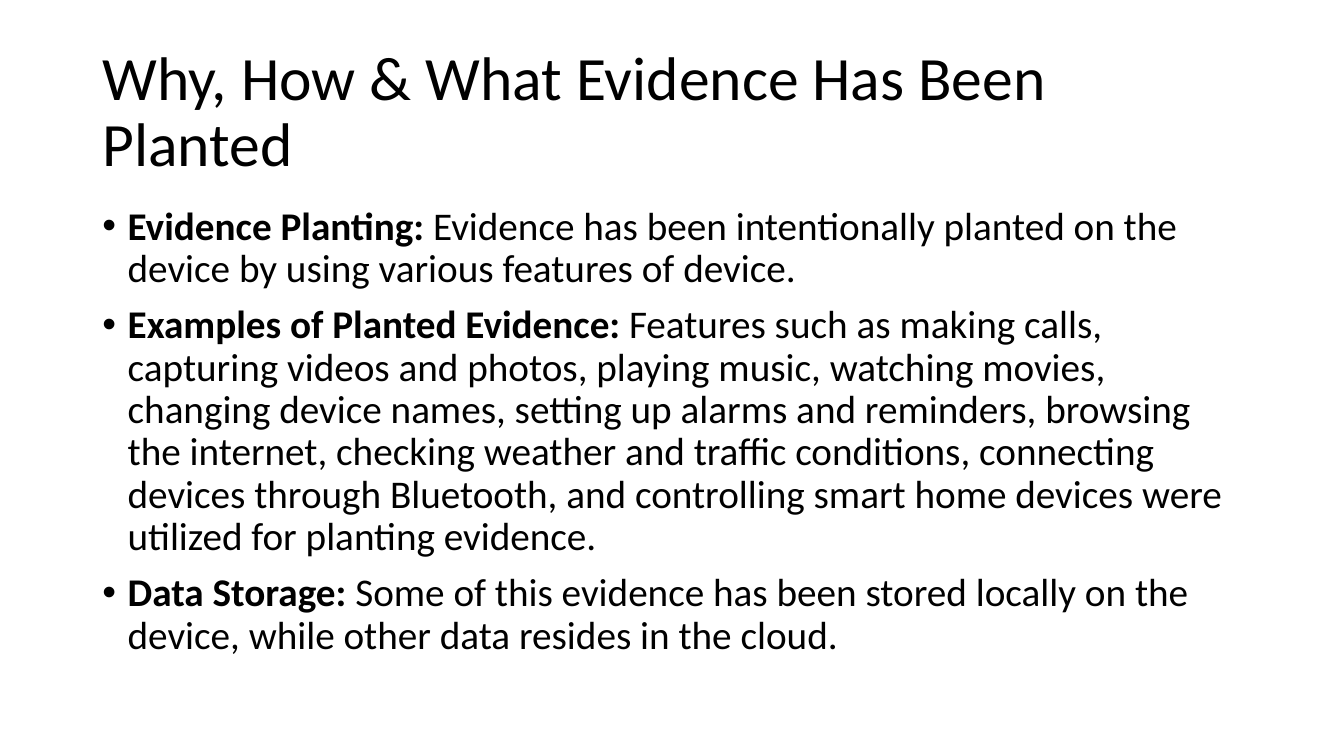
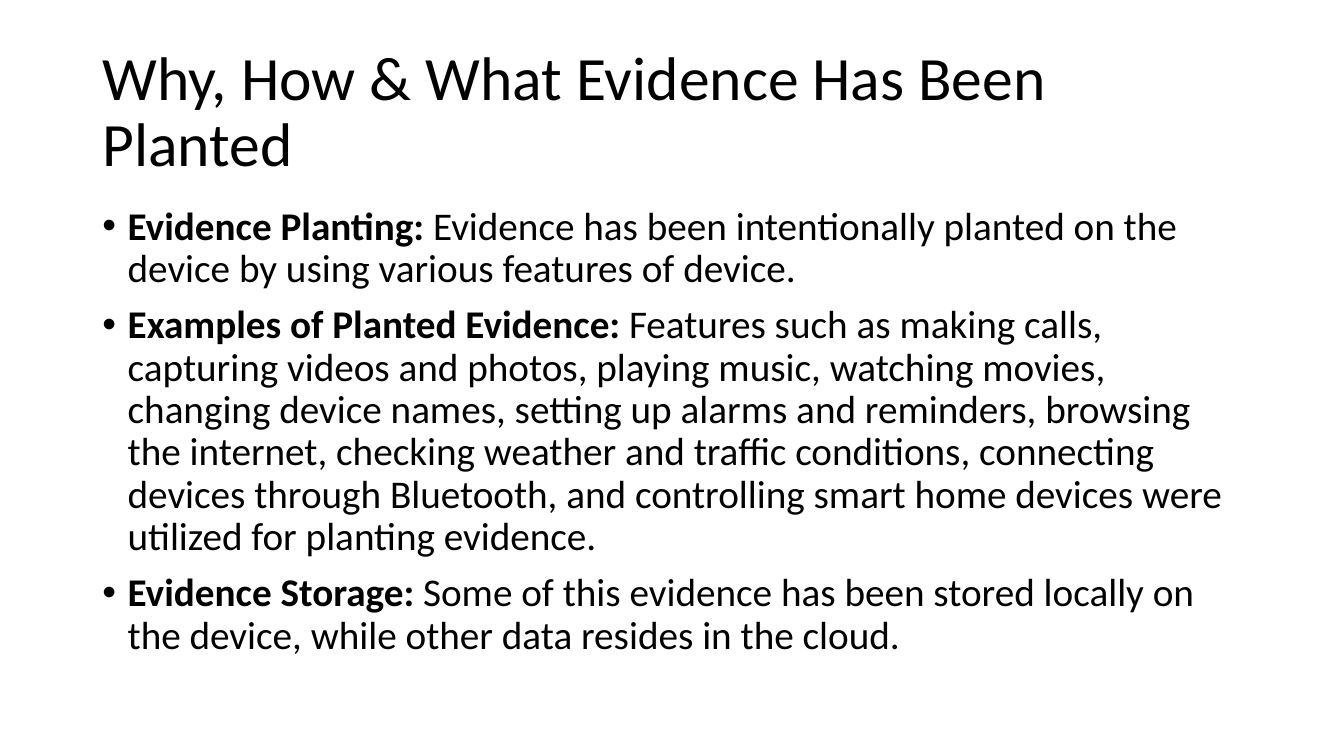
Before and after one commit to frankwxu/digital-forensics-lab, a slide deck: slide 2 of Echo_Device/ppts/1_Echo_Show_Evidence_Planting.pptx. Drawn at 1344x756 pixels with LibreOffice and Linux fonts; fonts in the diff are those of the drawing; background and template pictures are left out. Boxes give left, top, right and bottom in pixels: in the first picture for what was removed or moved away, otherwise in the second. Text is boxed around its words. In the diff, an @@ line names an element or a change of style, - is before the commit and + after.

```diff
--- a/Echo_Device/ppts/1_Echo_Show_Evidence_Planting.pptx
+++ b/Echo_Device/ppts/1_Echo_Show_Evidence_Planting.pptx
@@ text at <box>128,578,1194,654</box>: text changed @@
-• Data Storage: Some of this evidence has been stored locally on the device, while other data resides in the cloud.
+• Evidence Storage: Some of this evidence has been stored locally on the device, while other data resides in the cloud.
```
Also in this commit, not shown: 9 other slides changed, 3 slides added, 3 other files.
